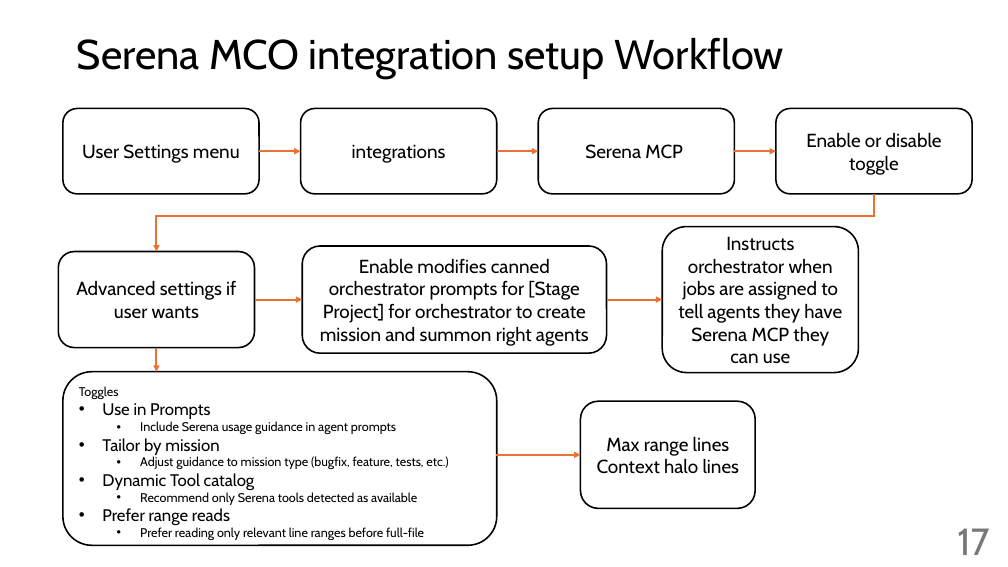
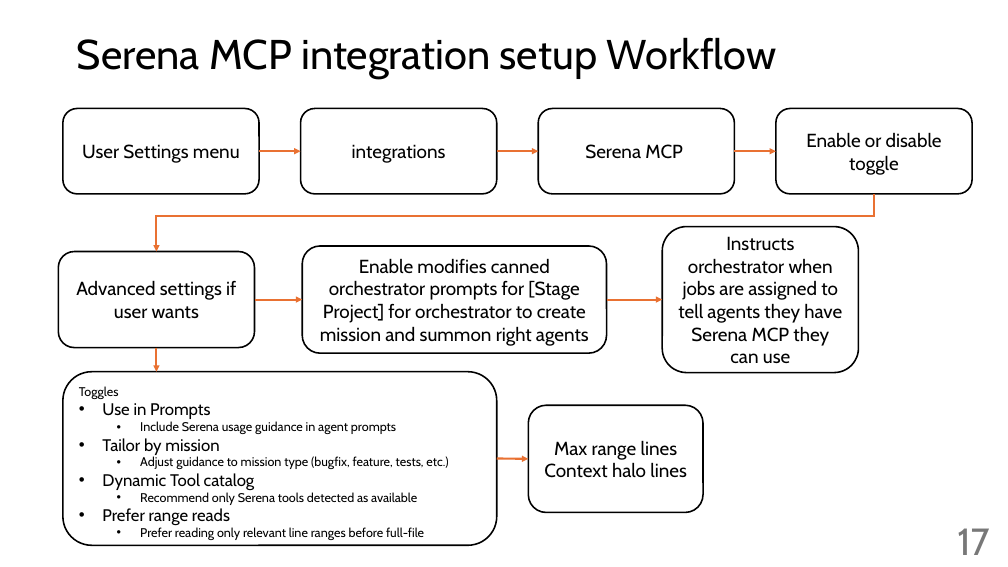
Before and after one commit to giljoai/GiljoAI_MCP, a slide deck: slide 17 of handovers/Reference_docs/giljoai workflow.pptx. Drawn at 1008x567 pixels with LibreOffice and Linux fonts; fonts in the diff are those of the drawing. Boxes give left, top, right and bottom in pixels: in the first picture for what was removed or moved away, otherwise in the second. Text is boxed around its words. In the diff, an @@ line names an element or a change of style, - is before the commit and + after.

```diff
--- a/handovers/Reference_docs/giljoai workflow.pptx
+++ b/handovers/Reference_docs/giljoai workflow.pptx
@@ title at box(77, 37, 777, 79): text changed @@
-Serena MCO integration setup Workflow
+Serena MCP integration setup Workflow
@@ rounded rectangle "Max range lines": place and size @@
-rounded rectangle "Max range lines" at box(581, 402, 755, 509)
+rounded rectangle "Max range lines" at box(529, 405, 703, 513)
@@ arrow moved from (496, 455) - (581, 455) to (497, 458) - (529, 459) @@
```
Also in this commit, not shown: 12 other slides changed, 9 slides added, 32 other files.
